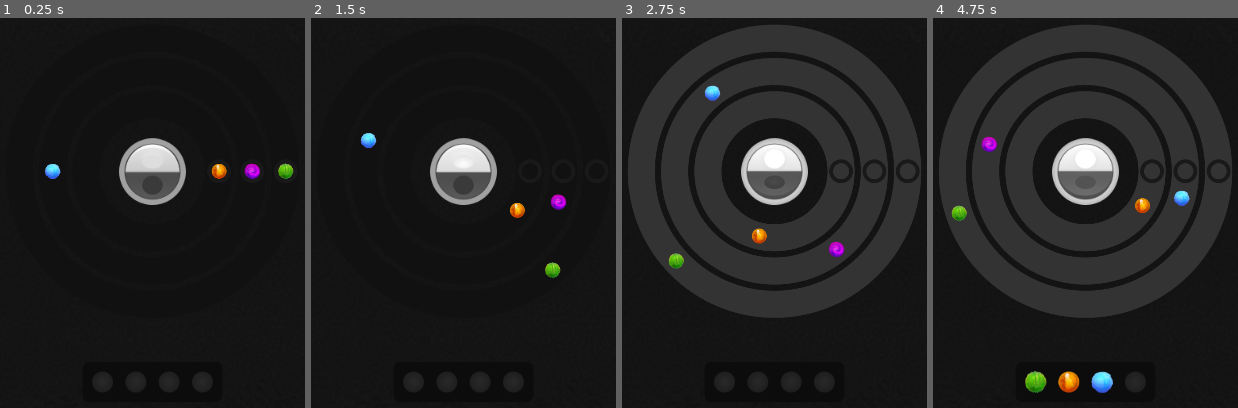
Above: before the commit, frames 1-4 (left to right).
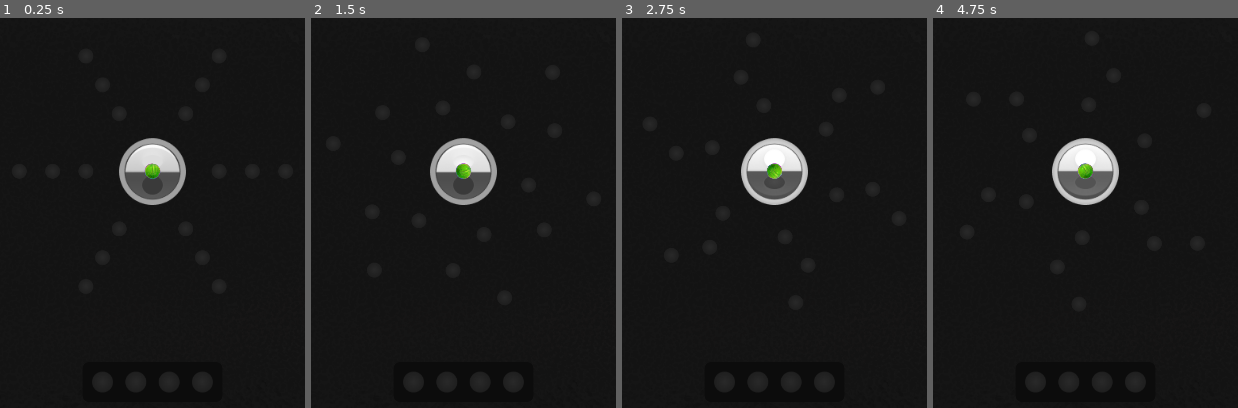
Above: after the commit, the same moments.

Repository: Senzameta-Games/igcc-jam-2026
Game: Godot game, scene res://core/main.tscn
Same seed, same stepped clock (60 frames per second), same inputs: the game is played once before the commit and once after it.
Inputs (mouse positions are in pixels of both pictures, inside the frame that each line leads up to):
- Up to frame 1 (0.25 s): no input
- Up to frame 2 (1.5 s): click (463, 170) at 0.5 s; click (463, 170) at 1.25 s
- Up to frame 3 (2.75 s): click (774, 170) at 2 s
- Up to frame 4 (4.75 s): move the mouse to (1070, 236) at 2.77 s; click (1070, 236) at 2.92 s; move the mouse to (1058, 267) at 3.52 s; click (1058, 267) at 3.67 s; move the mouse to (1180, 135) at 4.27 s; click (1180, 135) at 4.42 s

The runs differ from the first frame. In frame 1, 0.8% of the frame differs, in the area x 14-97%, y 37-42%; in frame 2, 0.8%; in frame 3, 39%; in frame 4, 40%, in the area x 1-99%, y 1-97%.

Commit message:
broken version to send to my laptop

Diff:
--- a/core/entities/button/playback_controller.gd
+++ b/core/entities/button/playback_controller.gd
@@ -1,11 +1,23 @@
+class_name PlaybackController
 extends Button
 
 func _ready() -> void:
 	toggle_mode = true
 	button_pressed = false
 
-func _on_toggled(toggled_on):
+func connect_hand(hand: Hand) -> void:
+	hand.note_picked_up.connect(_on_note_picked_up)
+	hand.note_dropped.connect(_on_note_dropped)
+
+func _on_toggled(toggled_on: bool) -> void:
 	if toggled_on:
 		Playback.start()
 	else:
 		Playback.stop()
+
+func _on_note_picked_up(_note: Note) -> void:
+	disabled = true
+	button_pressed = false
+
+func _on_note_dropped() -> void:
+	disabled = false
--- a/core/entities/notes/note.gd
+++ b/core/entities/notes/note.gd
@@ -1,55 +1,41 @@
 class_name Note
 extends Node2D
 
-# the thing that crosses the playhead
-# while playback is stopped, position is snapped to a slot. the player can move it to a new slot
+## A note. Owned by a Slot when placed and by Hand when held.
+## State controls z-index and lerp behavior.
 
-signal selected(note: Note)
+enum State { IN_SLOT, HELD, LERPING }
 
-const LERP_SPEED: float = 4.0
+const LERP_SPEED: float = 12.0
+const LERP_THRESHOLD: float = 0.5
 
-@export var slot_index: int = 0
 @export var note_id: StringName = &""
 @export var texture: Texture2D
 
-var slot_t: float = 0.0
-var visual_t: float = 0.0
-var is_selected: bool = false
+var _state: State = State.IN_SLOT
 
-var _orbit: Orbit
+@onready var _sprite: AnimatedSprite2D = $Sprite
 
-func initialize(orbit: Orbit) -> void:
-	_orbit = orbit
-	_update_slot_t()
-	visual_t = slot_t
+func _ready() -> void:
+	_sprite.play("default")
 
-func move_to_slot(new_index: int) -> void:
-	slot_index = new_index
-	_update_slot_t()
-	is_selected = false
+func _process(delta: float) -> void:
+	if _state != State.LERPING:
+		return
+	var target: Vector2 = Vector2.ZERO
+	var dist: float = position.distance_to(target)
+	if dist < LERP_THRESHOLD:
+		position = target
+		_state = State.IN_SLOT
+		return
+	position = position.lerp(target, LERP_SPEED * delta)
 
-func tick_visual_t(delta: float) -> void:
-	var diff: float = slot_t - visual_t
-	# wrap to shortest path (-0.5 to 0.5)
-	if diff > 0.5:
-		diff -= 1.0
-	elif diff < -0.5:
-		diff += 1.0
-	var distance: float = abs(diff)
-	if distance < 0.001:
-		visual_t = slot_t
-		return
-	var step: float = delta * LERP_SPEED / float(_orbit.slot_count)
-	visual_t = fmod(visual_t + sign(diff) * step, 1.0)
-	if visual_t < 0.0:
-		visual_t += 1.0
+func lift() -> void:
+	_state = State.HELD
+	z_index = 10
 
-func _update_slot_t() -> void:
-	slot_t = float(slot_index) / float (_orbit.slot_count)
-
-func _on_area_input_event(_viewport, event, _shape_idx):
-	if event is InputEventMouseButton:
-		var mb: InputEventMouseButton = event as InputEventMouseButton
-		if mb.pressed and mb.button_index == MOUSE_BUTTON_LEFT:
-			is_selected = true
-			selected.emit(self)
+func land() -> void:
+	# Called by Slot.receive_note after reparenting.
+	# position is now in Slot local space. Lerp to center.
+	_state = State.LERPING
+	z_index = 5
--- a/core/entities/notes/note.tscn
+++ b/core/entities/notes/note.tscn
@@ -14,9 +14,6 @@
 "speed": 5.0
 }]
 
-[sub_resource type="CircleShape2D" id="CircleShape2D_ryudr"]
-radius = 16.0
-
 [node name="Note" type="Node2D" unique_id=552011164]
 z_index = 5
 script = ExtResource("1_wq03b")
@@ -25,10 +22,3 @@
 
 [node name="Sprite" type="AnimatedSprite2D" parent="." unique_id=1751710394]
 sprite_frames = SubResource("SpriteFrames_ryudr")
-
-[node name="Area" type="Area2D" parent="." unique_id=1337050915]
-
-[node name="Shape" type="CollisionShape2D" parent="Area" unique_id=567906148]
-shape = SubResource("CircleShape2D_ryudr")
-
-[connection signal="input_event" from="Area" to="." method="_on_area_input_event"]
--- a/core/entities/orbits/orbit.gd
+++ b/core/entities/orbits/orbit.gd
@@ -3,174 +3,88 @@
 
 signal note_crossed(note_id: StringName, texture: Texture2D)
 
-const PLAYHEAD_T: float = 0.0
-const RESET_DURATION: float = 0.3
-
-var _reset_tween: Tween = null
-
-@export var radius: float = 400.0:
+@export var radius: float = 200.0:
 	set(value):
 		radius = value
-		_rebuild_curve()
-
-@export_group("Orbit Visual")
-@export var line_color: Color:
-	set(value):
-		line_color = value
-		queue_redraw()
-
-@export var line_width: float = 8.0:
-	set(value):
-		line_width = value
-		queue_redraw()
-
-@export var playhead_color: Color:
-	set(value):
-		playhead_color = value
-		queue_redraw()
-
-@export var playhead_width: float = 8.0:
-	set(value):
-		playhead_width = value
-		queue_redraw()
+		_recompute_slot_positions()
 
 @export_group("Sequencing")
-@export var rpm: float = 32.0
-@export var slot_count: int = 8
+@export var rpm: float = 12.0
 
-@onready var _path: Path2D = $Path
-@onready var _notes: Node2D = $Notes
+@onready var _slots_container: Node2D = $Slots
 
+var _slots: Array[Slot] = []
+var _hand: Hand = null
 var _rot_t: float = 0.0
-var _selected_note: Note = null
 
 func _ready() -> void:
-	_rebuild_curve()
-	queue_redraw()
-	Playback.started.connect(_on_playback_started)
-	Playback.stopped.connect(_on_playback_stopped)
-	for child in _notes.get_children():
-		var note = child as Note
-		if note == null:
+	# Collect any slots authored directly in the scene
+	for child: Node in _slots_container.get_children():
+		var slot := child as Slot
+		if slot == null:
 			continue
-		note.initialize(self)
-		note.selected.connect(_on_note_selected)
-	_move_notes() # this gets all the notes in their initial spots on load
+		_slots.append(slot)
+	_recompute_slot_positions()
 
 func _physics_process(delta: float) -> void:
 	if not Playback.is_playing:
 		return
-	var prev_t = _rot_t
+	var prev_t: float = _rot_t
 	_rot_t = fmod(_rot_t + (rpm / 60.0) * delta, 1.0)
+	rotation = _rot_t * TAU
 	_playhead_check(prev_t, _rot_t)
 
-func _process(delta: float) -> void:
-	_move_notes()
+func inject_hand(hand: Hand) -> void:
+	_hand = hand
+	for slot: Slot in _slots:
+		_hand.connect_slot(slot)
 
-func _input(event: InputEvent) -> void:
-	if Playback.is_playing or _selected_note == null:
+func add_slot() -> Slot:
+	var slot_scene: PackedScene = preload("res://core/entities/slot/slot.tscn")
+	var slot := slot_scene.instantiate() as Slot
+	slot.index = _slots.size()
+	_slots_container.add_child(slot)
+	_slots.append(slot)
+	_recompute_slot_positions()
+	if _hand != null:
+		_hand.connect_slot(slot)
+	return slot
+
+func remove_slot(slot: Slot) -> void:
+	if not _slots.has(slot):
 		return
-	if event is InputEventMouseButton:
-		var mb: InputEventMouseButton = event as InputEventMouseButton
-		if mb.pressed and mb.button_index == MOUSE_BUTTON_LEFT:
-			var slot: int = _get_slot_at(get_local_mouse_position())
-			if slot >= 0:
-				_selected_note.move_to_slot(slot)
-				_selected_note = null
-				_move_notes()
-				queue_redraw()
-				get_viewport().set_input_as_handled()
+	if slot.is_occupied() and _hand != null:
+		_hand.pick_up(slot.eject_note())
+	_slots.erase(slot)
+	slot.queue_free()
+	_recompute_slot_positions()
+	# Re-index remaining slots
+	for i: int in range(_slots.size()):
+		_slots[i].index = i
 
-func _draw() -> void:
-	if _path.curve == null:
+func _recompute_slot_positions() -> void:
+	var count: int = _slots.size()
+	if count == 0:
 		return
-	var points: PackedVector2Array = _path.curve.tessellate(10, 1.0)
-	draw_polyline(points, line_color, line_width, true)
-	var playhead_pos := _path.curve.sample_baked(0.0)
-	draw_arc(playhead_pos, 24.0, 0.0, TAU, 32, playhead_color, playhead_width, true)
-	if _selected_note != null:
-		_draw_slot_hints()
-
-func _draw_slot_hints() -> void:
-	var baked_length: float = _path.curve.get_baked_length()
-	var occupied_slots: Array[int] = []
-	for child in _notes.get_children():
-		var note: Note = child as Note
-		if note == null or note == _selected_note:
-			continue
-		occupied_slots.append(note.slot_index)
-	for i in range(slot_count):
-		if occupied_slots.has(i):
-			continue
-		var slot_t: float = float(i) / float(slot_count)
-		var pos: Vector2 = _path.curve.sample_baked(slot_t * baked_length)
-		draw_arc(pos, 16.0, 0.0, TAU, 32, Color.GRAY, 4.0, true)
-
-func _get_slot_at(local_pos: Vector2) -> int:
-	var baked_length: float = _path.curve.get_baked_length()
-	for i in range(slot_count):
-		var slot_t: float = float(i) / float(slot_count)
-		var pos: Vector2 = _path.curve.sample_baked(slot_t * baked_length)
-		if local_pos.distance_to(pos) <= 32.0:
-			return i
-	return -1
-
-func _on_note_selected(note: Note) -> void:
-	_selected_note = note
-	queue_redraw()
-
-func _rebuild_curve() -> void:
-	if _path == null:
-		return
-	var h: float = radius * 0.5522867
-	var curve: Curve2D = Curve2D.new()
-	curve.add_point(Vector2(radius, 0.0),  Vector2(0.0, -h), Vector2(0.0, h))
-	curve.add_point(Vector2(0.0, radius),  Vector2(h, 0.0),  Vector2(-h, 0.0))
-	curve.add_point(Vector2(-radius, 0.0), Vector2(0.0, h),  Vector2(0.0, -h))
-	curve.add_point(Vector2(0.0, -radius), Vector2(-h, 0.0), Vector2(h, 0.0))
-	curve.add_point(Vector2(radius, 0.0),  Vector2(0.0, -h),  Vector2(0.0, h))
-	_path.curve = curve
-	queue_redraw()
+	for i: int in range(count):
+		var angle: float = (TAU / float(count)) * float(i)
+		_slots[i].position = Vector2(cos(angle), sin(angle)) * radius
 
 func _playhead_check(prev_t: float, curr_t: float) -> void:
-	for child in _notes.get_children():
-		var note = child as Note
-		if note == null:
+	for slot: Slot in _slots:
+		if not slot.is_occupied():
 			continue
-		var prev_note_t = fmod(prev_t + note.slot_t, 1.0)
-		var curr_note_t = fmod(curr_t + note.slot_t, 1.0)
-		if _note_crossed(prev_note_t, curr_note_t):
+		var note: Note = slot.get_note()
+		var slot_t: float = float(slot.index) / float(_slots.size())
+		var prev_note_t: float = fmod(prev_t + slot_t, 1.0)
+		var curr_note_t: float = fmod(curr_t + slot_t, 1.0)
+		if _crossed_playhead(prev_note_t, curr_note_t):
 			note_crossed.emit(note.note_id, note.texture)
-			print(str(note.note_id) + " crossed playhead.")
 
-func _note_crossed(prev_note_t: float, curr_note_t: float) -> bool:
+func _crossed_playhead(prev_note_t: float, curr_note_t: float) -> bool:
 	if curr_note_t < prev_note_t:
 		curr_note_t += 1.0
-	var threshold = PLAYHEAD_T
+	var threshold: float = 0.0
 	if threshold < prev_note_t:
 		threshold += 1.0
 	return prev_note_t < threshold and threshold <= curr_note_t
-
-func _on_playback_stopped() -> void:
-	line_color = Color("#111")
-	if _reset_tween != null:
-		_reset_tween.kill()
-	if _rot_t == 0.0:
-		return
-	_reset_tween = create_tween()
-	_reset_tween.tween_property(self, "_rot_t", 0.0, RESET_DURATION)
-
-func _on_playback_started() -> void:
-	line_color = Color("#333")
-
-func _move_notes() -> void:
-	if _path.curve == null:
-		return
-	var baked_length = _path.curve.get_baked_length()
-	for note in _notes.get_children():
-		var n = note as Note
-		if n == null:
-			continue
-		n.tick_visual_t(get_process_delta_time())
-		var note_t = fmod(_rot_t + n.visual_t, 1.0)
-		n.position = _path.curve.sample_baked(note_t * baked_length)
--- a/core/entities/orbits/orbit.tscn
+++ b/core/entities/orbits/orbit.tscn
@@ -1,6 +1,7 @@
 [gd_scene format=3 uid="uid://bwl6tavj5b088"]
 
 [ext_resource type="Script" uid="uid://cuymnf14uocp2" path="res://core/entities/orbits/orbit.gd" id="1_66ytn"]
+[ext_resource type="PackedScene" uid="uid://cxh0tse6o5o01" path="res://core/entities/slot/slot.tscn" id="2_66ytn"]
 
 [sub_resource type="Curve2D" id="Curve2D_66ytn"]
 _data = {
@@ -10,17 +11,20 @@
 
 [node name="Orbit" type="Node2D" unique_id=1939568862]
 script = ExtResource("1_66ytn")
-radius = 200.0
-line_color = Color(0.06666667, 0.06666667, 0.06666667, 1)
-line_width = 64.0
-playhead_color = Color(0.099985994, 0.099985994, 0.099985994, 1)
-rpm = 12.0
 
 [node name="Path" type="Path2D" parent="." unique_id=8376412]
 curve = SubResource("Curve2D_66ytn")
 
-[node name="Visual" type="Line2D" parent="Path" unique_id=974494802]
-joint_mode = 2
-antialiased = true
+[node name="Slots" type="Node2D" parent="." unique_id=436274638]
 
-[node name="Notes" type="Node2D" parent="." unique_id=436274638]
+[node name="Slot1" parent="Slots" unique_id=136360553 instance=ExtResource("2_66ytn")]
+
+[node name="Slot2" parent="Slots" unique_id=1347716651 instance=ExtResource("2_66ytn")]
+
+[node name="Slot3" parent="Slots" unique_id=1069317557 instance=ExtResource("2_66ytn")]
+
+[node name="Slot4" parent="Slots" unique_id=161591035 instance=ExtResource("2_66ytn")]
+
+[node name="Slot5" parent="Slots" unique_id=909856248 instance=ExtResource("2_66ytn")]
+
+[node name="Slot6" parent="Slots" unique_id=2038464099 instance=ExtResource("2_66ytn")]
--- a/core/entities/sequence/sequence.gd
+++ b/core/entities/sequence/sequence.gd
@@ -1,7 +1,5 @@
 class_name Sequence
 extends PanelContainer
-
-const SLOT_COUNT: int = 4
 
 var _write_head: int = 0
 var _slots: Array[Control] = []
@@ -27,7 +25,7 @@
 	empty.visible = false
 	note.texture = texture
 	note.visible = true
-	_write_head = (_write_head + 1) % SLOT_COUNT
+	_write_head = (_write_head + 1) % _slots.size()
 
 func _on_playback_stopped() -> void:
 	_write_head = 0
--- a/core/entities/sequence/sequence.tscn
+++ b/core/entities/sequence/sequence.tscn
@@ -68,7 +68,7 @@
 layout_mode = 2
 texture = ExtResource("2_ravim")
 
-[node name="NoteSlot3" type="MarginContainer" parent="Notes" unique_id=1354515818]
+[node name="NoteSlot2" type="MarginContainer" parent="Notes" unique_id=1354515818]
 custom_minimum_size = Vector2(64, 64)
 layout_mode = 2
 size_flags_horizontal = 4
@@ -78,14 +78,14 @@
 theme_override_constants/margin_right = 4
 theme_override_constants/margin_bottom = 4
 
-[node name="Note" type="TextureRect" parent="Notes/NoteSlot3" unique_id=1016440932]
+[node name="Note" type="TextureRect" parent="Notes/NoteSlot2" unique_id=1016440932]
 layout_mode = 2
 
-[node name="Empty" type="TextureRect" parent="Notes/NoteSlot3" unique_id=8393647]
+[node name="Empty" type="TextureRect" parent="Notes/NoteSlot2" unique_id=8393647]
 layout_mode = 2
 texture = ExtResource("2_ravim")
 
-[node name="NoteSlot4" type="MarginContainer" parent="Notes" unique_id=353610035]
+[node name="NoteSlot3" type="MarginContainer" parent="Notes" unique_id=353610035]
 custom_minimum_size = Vector2(64, 64)
 layout_mode = 2
 size_flags_horizontal = 4
@@ -95,9 +95,9 @@
 theme_override_constants/margin_right = 4
 theme_override_constants/margin_bottom = 4
 
-[node name="Note" type="TextureRect" parent="Notes/NoteSlot4" unique_id=1671894822]
+[node name="Note" type="TextureRect" parent="Notes/NoteSlot3" unique_id=1671894822]
 layout_mode = 2
 
-[node name="Empty" type="TextureRect" parent="Notes/NoteSlot4" unique_id=1251988211]
+[node name="Empty" type="TextureRect" parent="Notes/NoteSlot3" unique_id=1251988211]
 layout_mode = 2
 texture = ExtResource("2_ravim")
--- a/core/entities/sequencer/sequencer.gd
+++ b/core/entities/sequencer/sequencer.gd
@@ -1,11 +1,16 @@
 extends Node2D
 
 @onready var _sequence: Sequence = $Sequence
+@onready var _controller: Button = $StartStop/Button
 
-func _ready() -> void:
-	print("Sequence node: ", _sequence)
-	for child in get_children():
-		var orbit: Orbit = child as Orbit
+func inject_hand(hand: Hand) -> void:
+	var controller := _controller as PlaybackController
+	if controller == null:
+		return
+	controller.connect_hand(hand)
+	for child: Node in get_children():
+		var orbit := child as Orbit
 		if orbit == null:
 			continue
+		orbit.inject_hand(hand)
 		_sequence.register_orbit(orbit)
--- a/core/entities/sequencer/sequencer.tscn
+++ b/core/entities/sequencer/sequencer.tscn
@@ -17,25 +17,25 @@
 [node name="Orbit0" parent="." unique_id=1939568862 instance=ExtResource("1_5181e")]
 position = Vector2(960, 448)
 radius = 160.0
-rpm = 24.0
+rpm = 16.0
 
-[node name="Note" parent="Orbit0/Notes" parent_id_path=PackedInt32Array(1939568862, 436274638) index="0" unique_id=552011164 instance=ExtResource("3_y5shy")]
+[node name="Note" parent="Orbit0/Slots" parent_id_path=PackedInt32Array(1939568862, 436274638) index="0" unique_id=552011164 instance=ExtResource("3_y5shy")]
 
 [node name="Orbit1" parent="." unique_id=2058863503 instance=ExtResource("1_5181e")]
 position = Vector2(960, 448)
 radius = 240.0
+rpm = 8.0
 
-[node name="Note" parent="Orbit1/Notes" parent_id_path=PackedInt32Array(2058863503, 436274638) index="0" unique_id=1975501567 instance=ExtResource("4_rlxeh")]
+[node name="Note" parent="Orbit1/Slots" parent_id_path=PackedInt32Array(2058863503, 436274638) index="0" unique_id=1975501567 instance=ExtResource("4_rlxeh")]
 
-[node name="Note2" parent="Orbit1/Notes" parent_id_path=PackedInt32Array(2058863503, 436274638) index="1" unique_id=1127780723 instance=ExtResource("5_rlxeh")]
-slot_index = 4
+[node name="Note2" parent="Orbit1/Slots" parent_id_path=PackedInt32Array(2058863503, 436274638) index="1" unique_id=1127780723 instance=ExtResource("5_rlxeh")]
 
 [node name="Orbit2" parent="." unique_id=1934576512 instance=ExtResource("1_5181e")]
 position = Vector2(960, 448)
 radius = 320.0
-rpm = 32.0
+rpm = 16.0
 
-[node name="Note" parent="Orbit2/Notes" parent_id_path=PackedInt32Array(1934576512, 436274638) index="0" unique_id=1642333240 instance=ExtResource("5_pw2oc")]
+[node name="Note" parent="Orbit2/Slots" parent_id_path=PackedInt32Array(1934576512, 436274638) index="0" unique_id=1642333240 instance=ExtResource("5_pw2oc")]
 
 [node name="StartStop" parent="." unique_id=1422403098 instance=ExtResource("2_ee14c")]
 offset_left = 880.0
--- /dev/null
+++ b/core/entities/slot/slot.gd
@@ -0,0 +1,66 @@
+class_name Slot
+extends Node2D
+
+signal slot_interacted(slot: Slot)
+
+@export var texture_empty: Texture2D
+@export var texture_occupied: Texture2D
+@export var texture_hover: Texture2D
+
+var index: int
+
+var _note: Note
+var _hovered: bool = false
+
+@onready var _sprite: Sprite2D = $Sprite
+@onready var _area: Area2D = $Area
+
+func _ready() -> void:
+	_refresh_visual()
+
+func receive_note(incoming: Note) -> Note:
+	var ejected: Note = null
+	if _note != null:
+		ejected = eject_note()
+	_note = incoming
+	_note.reparent(self, true)
+	_note.land()
+	_refresh_visual()
+	return ejected
+
+func eject_note() -> Note:
+	if _note == null:
+		return null
+	var note: Note = _note
+	_note = null
+	_refresh_visual()
+	return note
+
+func is_occupied() -> bool:
+	return _note != null
+
+func get_note() -> Note:
+	return _note
+
+func _refresh_visual() -> void:
+	if _hovered and not is_occupied():
+		_sprite.texture = texture_hover
+	elif is_occupied():
+		_sprite.texture = texture_occupied
+	else:
+		_sprite.texture = texture_empty
+
+func _on_area_mouse_entered() -> void:
+	_hovered = true
+	_refresh_visual()
+
+func _on_area_mouse_exited() -> void:
+	_hovered = false
+	_refresh_visual()
+
+func _on_area_input_event(_viewport: Viewport, event: InputEvent, _shape_idx: int) -> void:
+	if event is InputEventMouseButton:
+		var mb := event as InputEventMouseButton
+		if mb.pressed and mb.button_index == MOUSE_BUTTON_LEFT:
+			slot_interacted.emit(self)
+			get_viewport().set_input_as_handled()
--- /dev/null
+++ b/core/entities/slot/slot.tscn
@@ -0,0 +1,22 @@
+[gd_scene format=3 uid="uid://cxh0tse6o5o01"]
+
+[ext_resource type="Script" uid="uid://brnouifiwqqwo" path="res://core/entities/slot/slot.gd" id="1_l5duc"]
+[ext_resource type="Texture2D" uid="uid://dwe0ak00f8fht" path="res://core/assets/icons/empty.png" id="2_wt1ix"]
+
+[sub_resource type="CircleShape2D" id="CircleShape2D_l5duc"]
+radius = 24.0
+
+[node name="Slot" type="Node2D" unique_id=136360553]
+script = ExtResource("1_l5duc")
+texture_empty = ExtResource("2_wt1ix")
+
+[node name="Sprite" type="Sprite2D" parent="." unique_id=1311755148]
+
+[node name="Area" type="Area2D" parent="." unique_id=662257456]
+
+[node name="Shape" type="CollisionShape2D" parent="Area" unique_id=911512724]
+shape = SubResource("CircleShape2D_l5duc")
+
+[connection signal="input_event" from="Area" to="." method="_on_area_input_event"]
+[connection signal="mouse_entered" from="Area" to="." method="_on_area_mouse_entered"]
+[connection signal="mouse_exited" from="Area" to="." method="_on_area_mouse_exited"]
--- /dev/null
+++ b/core/hand.gd
@@ -0,0 +1,43 @@
+class_name Hand
+extends Node2D
+
+signal picked_up(note: Note)
+signal dropped
+
+var _held_note: Note = null
+
+func _process(delta: float) -> void:
+	if not _held_note: return
+	_held_note.global_position = get_global_mouse_position()
+
+func pick_up(note: Note) -> void:
+	if not note: return
+	_held_note = note
+	_held_note.reparent(self, true)
+	_held_note.lift()
+	picked_up.emit(_held_note)
+
+func try_drop(slot: Slot) -> void:
+	if _held_note == null:
+		return
+	var note_to_drop: Note = _held_note
+	_held_note = null
+	var ejected: Note = slot.receive_note(note_to_drop)
+	if ejected != null:
+		pick_up(ejected)
+		return
+	dropped.emit()
+
+func is_holding() -> bool:
+	return _held_note != null
+
+func connect_slot(slot: Slot) -> void:
+	slot.slot_interacted.connect(_on_slot_interacted)
+
+func _on_slot_interacted(slot: Slot) -> void:
+	if Playback.is_playing:
+		return
+	if _held_note != null:
+		try_drop(slot)
+	elif slot.is_occupied():
+		pick_up(slot.eject_note())
--- a/core/main.tscn
+++ b/core/main.tscn
@@ -1,9 +1,13 @@
 [gd_scene format=3 uid="uid://12ufnc4ajfr1"]
 
+[ext_resource type="Script" uid="uid://ckqdtgnc1nxah" path="res://core/hand.gd" id="1_3gdo0"]
 [ext_resource type="PackedScene" uid="uid://b1vu1c1k0s57o" path="res://core/entities/sequencer/sequencer.tscn" id="1_xiose"]
 [ext_resource type="Texture2D" uid="uid://btsf1af05yisx" path="res://core/assets/background/background.png" id="2_r77kf"]
 
 [node name="Main" type="Node2D" unique_id=1746196733]
+
+[node name="Hand" type="Node2D" parent="." unique_id=1402778550]
+script = ExtResource("1_3gdo0")
 
 [node name="Interface" type="CanvasLayer" parent="." unique_id=839751828]
 
Not shown, added: core/entities/slot/slot.gd.uid
Not shown, added: core/hand.gd.uid
